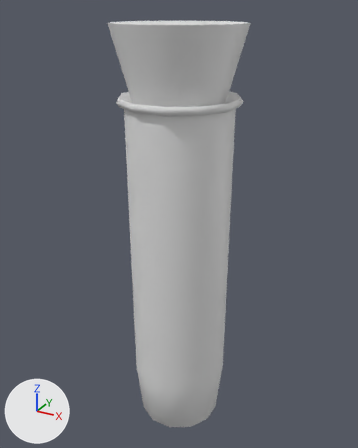
The FBX model Periode-9/Assets/Models/SmallPotion.fbx, before and after one commit.
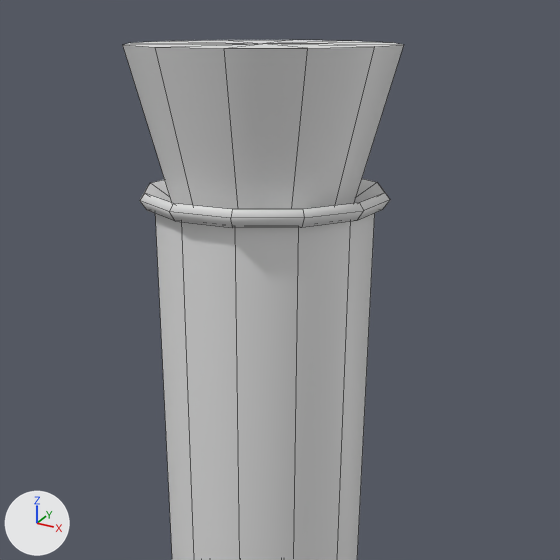
There are two pictures of each version: one whole from a 50 mm camera at (0.0699, -0.1275, 0.0261) aimed at (-0.0019, 0.0031, -0.0392), one close up on the part from 13% to 92% of the width and 0% to 64% of the height. Every picture has the same lights, and +X, +Y and +Z are marked at lower left. The close-ups show mesh edges as thin lines. Where no turn or scale is listed for an object, it has been applied to the vertices.

The first close-up shows 'Small Kurk', 'Small Potion'.
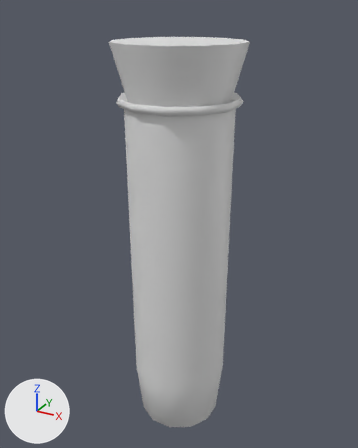
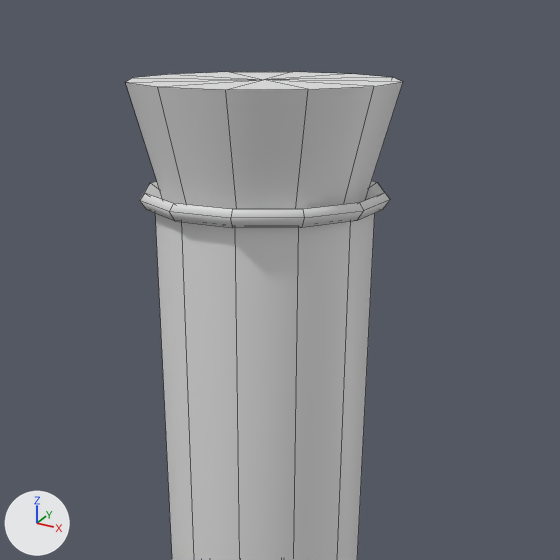
The newer file is also rescaled (x2.2) as a whole; pictures and numbers use the older file's frame.

What changed in the scene script:
```text
Change me_small_kurk:
    where me_small_kurk.from_pydata(...)  # 26 vertices, 36 faces; spans x -0.0187..0.0189, y -0.0189..0.0193, z 0.0..0.0245
    used by ob_small_kurk; location = (-0.0003, 0.0001, -0.0025)
    me_small_kurk part 1: the whole mesh is moved by (0.0002, 0.0, -0.0047)
```

Changed parts and their boxes [x1, y1, x2, y2] in the close-ups (560 x 560 px):
'Small Kurk', mesh moved
    before: [123, 40, 404, 209]
    after: [126, 72, 403, 209]
